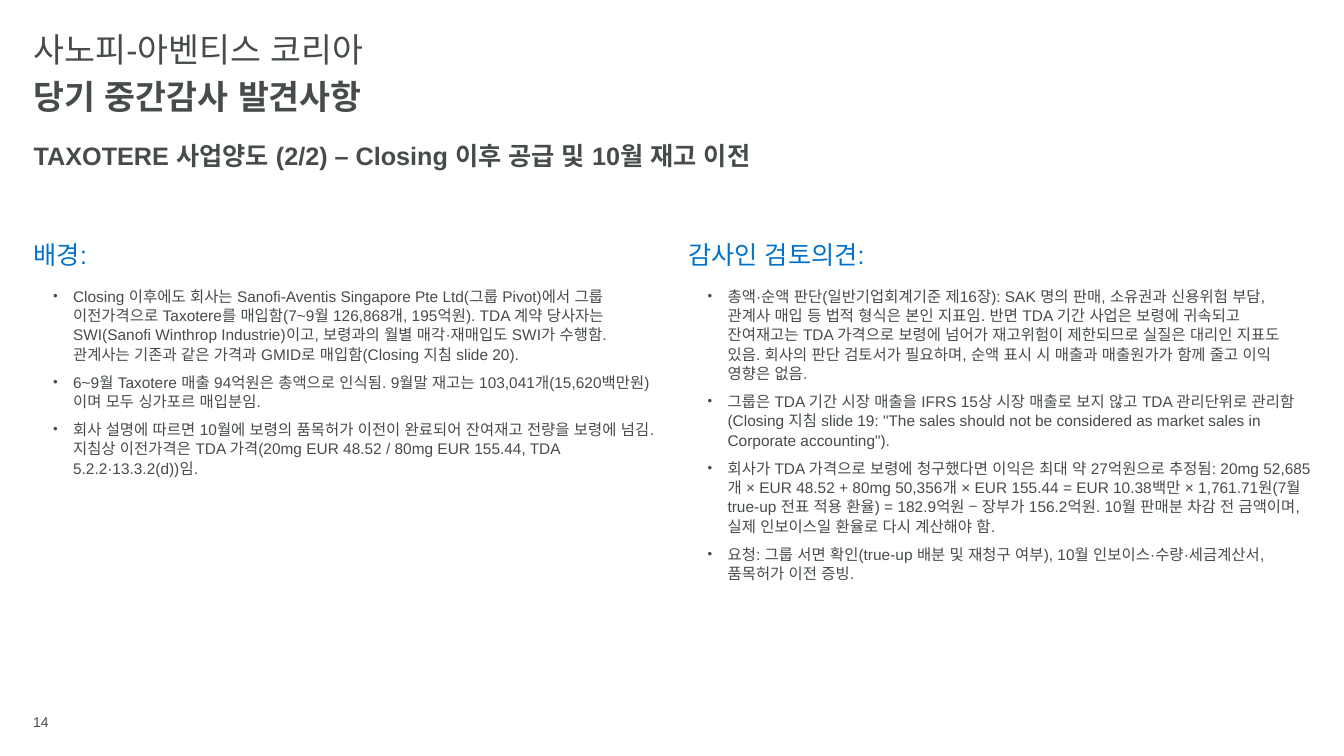
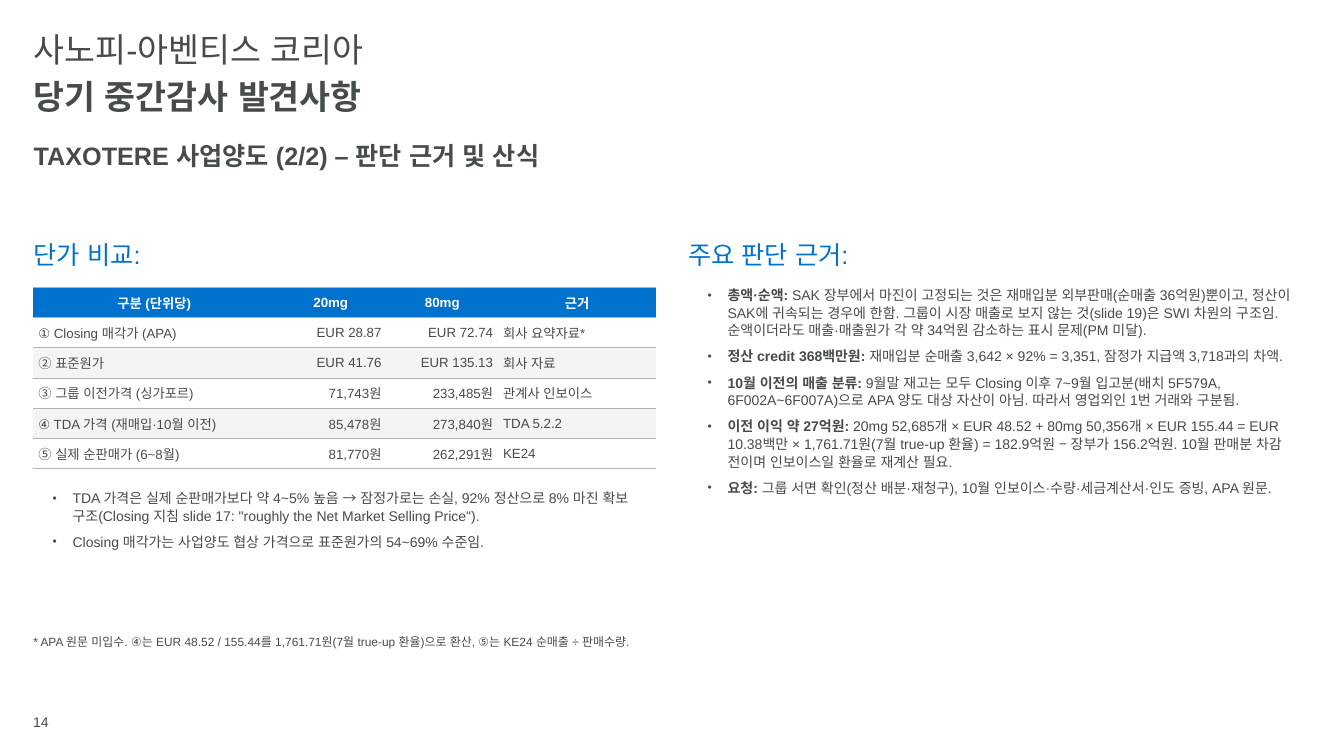
Before and after one commit to hansesle-maker/code, a slide deck: slide 14 of deliverables/SAK_FY2026_Interim_Closing_KO.pptx. Drawn at 1344x756 pixels with LibreOffice and Linux fonts; fonts in the diff are those of the drawing; background and template pictures are left out. Boxes give left, top, right and bottom in pixels: in the first picture for what was removed or moved away, otherwise in the second. Text is boxed around its words. In the diff, an @@ line names an element or a change of style, - is before the commit and + after.

```diff
--- a/deliverables/SAK_FY2026_Interim_Closing_KO.pptx
+++ b/deliverables/SAK_FY2026_Interim_Closing_KO.pptx
@@ text at (34,144,539,171): text changed @@
-TAXOTERE 사업양도 (2/2) – Closing 이후 공급 및 10월 재고 이전
+TAXOTERE 사업양도 (2/2) – 판단 근거 및 산식
@@ text at (34,243,140,266): text changed @@
-배경:
+단가 비교:
@@ text at (688,243,848,266): text changed @@
-감사인 검토의견:
+주요 판단 근거:
@@ table added at (33,287,657,469), 6 rows, 4 columns @@
+구분 (단위당) | 20mg | 80mg | 근거
+① Closing 매각가 (APA) | EUR 28.87 | EUR 72.74 | 회사 요약자료*
+② 표준원가 | EUR 41.76 | EUR 135.13 | 회사 자료
+③ 그룹 이전가격 (싱가포르) | 71,743원 | 233,485원 | 관계사 인보이스
+④ TDA 가격 (재매입·10월 이전) | 85,478원 | 273,840원 | TDA 5.2.2
+⑤ 실제 순판매가 (6~8월) | 81,770원 | 262,291원 | KE24
@@ text at (728,288,1291,496): text changed; size 11 to 10 pt @@
-  • 총액·순액 판단(일반기업회계기준 제16장): SAK 명의 판매, 소유권과 신용위험 부담, 관계사 매입 등 법적 형식은 본인 지표임. 반면 TDA 기간 사업은 보령에 귀속되고 잔여재고는 TDA 가격으로 보령에 넘어가 재고위험이 제한되므로 실질은 대리인 지표도 있음. 회사의 판단 검토서가 필요하며, 순액 표시 시 매출과 매출원가가 함께 줄고 이익 영향은 없음.
-  • 그룹은 TDA 기간 시장 매출을 IFRS 15상 시장 매출로 보지 않고 TDA 관리단위로 관리함(Closing 지침 slide 19: "The sales should not be considered as market sales in Corporate accounting").
-  • 회사가 TDA 가격으로 보령에 청구했다면 이익은 최대 약 27억원으로 추정됨: 20mg 52,685개 × EUR 48.52 + 80mg 50,356개 × EUR 155.44 = EUR 10.38백만 × 1,761.71원(7월 true-up 전표 적용 환율) = 182.9억원 − 장부가 156.2억원. 10월 판매분 차감 전 금액이며, 실제 인보이스일 환율로 다시 계산해야 함.
-  • 요청: 그룹 서면 확인(true-up 배분 및 재청구 여부), 10월 인보이스·수량·세금계산서, 품목허가 이전 증빙.
+  • 총액·순액: SAK 장부에서 마진이 고정되는 것은 재매입분 외부판매(순매출 36억원)뿐이고, 정산이 SAK에 귀속되는 경우에 한함. 그룹이 시장 매출로 보지 않는 것(slide 19)은 SWI 차원의 구조임. 순액이더라도 매출·매출원가 각 약 34억원 감소하는 표시 문제(PM 미달).
+  • 정산 credit 368백만원: 재매입분 순매출 3,642 × 92% = 3,351, 잠정가 지급액 3,718과의 차액.
+  • 10월 이전의 매출 분류: 9월말 재고는 모두 Closing 이후 7~9월 입고분(배치 5F579A, 6F002A~6F007A)으로 APA 양도 대상 자산이 아님. 따라서 영업외인 1번 거래와 구분됨.
+  • 이전 이익 약 27억원: 20mg 52,685개 × EUR 48.52 + 80mg 50,356개 × EUR 155.44 = EUR 10.38백만 × 1,761.71원(7월 true-up 환율) = 182.9억원 − 장부가 156.2억원. 10월 판매분 차감 전이며 인보이스일 환율로 재계산 필요.
+  • 요청: 그룹 서면 확인(정산 배분·재청구), 10월 인보이스·수량·세금계산서·인도 증빙, APA 원문.
@@ text at (73,491,629,550): text changed; size 11 to 10 pt @@
-  • Closing 이후에도 회사는 Sanofi-Aventis Singapore Pte Ltd(그룹 Pivot)에서 그룹 이전가격으로 Taxotere를 매입함(7~9월 126,868개, 195억원). TDA 계약 당사자는 SWI(Sanofi Winthrop Industrie)이고, 보령과의 월별 매각·재매입도 SWI가 수행함. 관계사는 기존과 같은 가격과 GMID로 매입함(Closing 지침 slide 20).
-  • 6~9월 Taxotere 매출 94억원은 총액으로 인식됨. 9월말 재고는 103,041개(15,620백만원)이며 모두 싱가포르 매입분임.
-  • 회사 설명에 따르면 10월에 보령의 품목허가 이전이 완료되어 잔여재고 전량을 보령에 넘김. 지침상 이전가격은 TDA 가격(20mg EUR 48.52 / 80mg EUR 155.44, TDA 5.2.2·13.3.2(d))임.
+  • TDA 가격은 실제 순판매가보다 약 4~5% 높음 → 잠정가로는 손실, 92% 정산으로 8% 마진 확보 구조(Closing 지침 slide 17: "roughly the Net Market Selling Price").
+  • Closing 매각가는 사업양도 협상 가격으로 표준원가의 54~69% 수준임.
@@ text added at (41,636,629,649), 8.5 pt, text #464B4B @@
+* APA 원문 미입수. ④는 EUR 48.52 / 155.44를 1,761.71원(7월 true-up 환율)으로 환산, ⑤는 KE24 순매출 ÷ 판매수량.
```
Also in this commit, not shown: 1 other slide changed.
